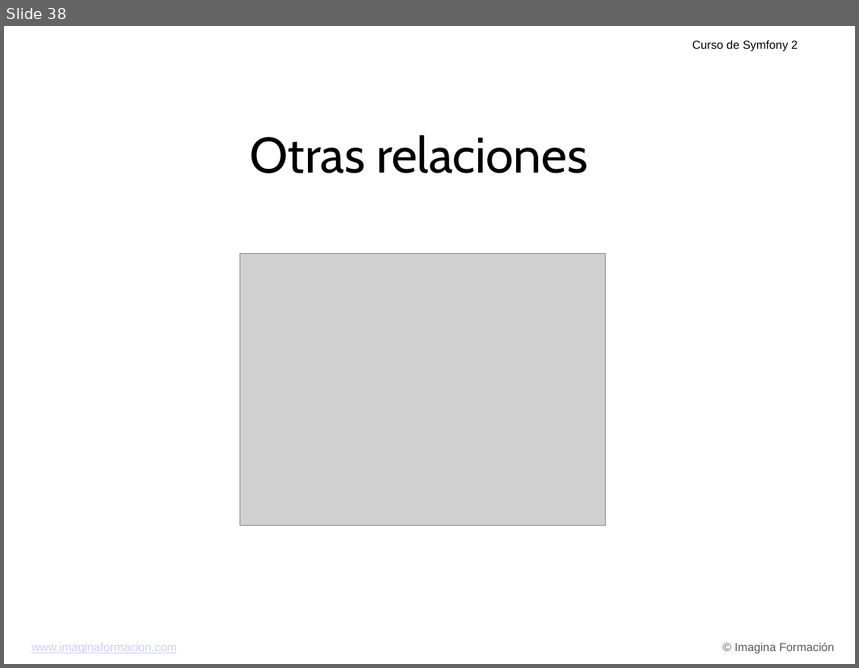
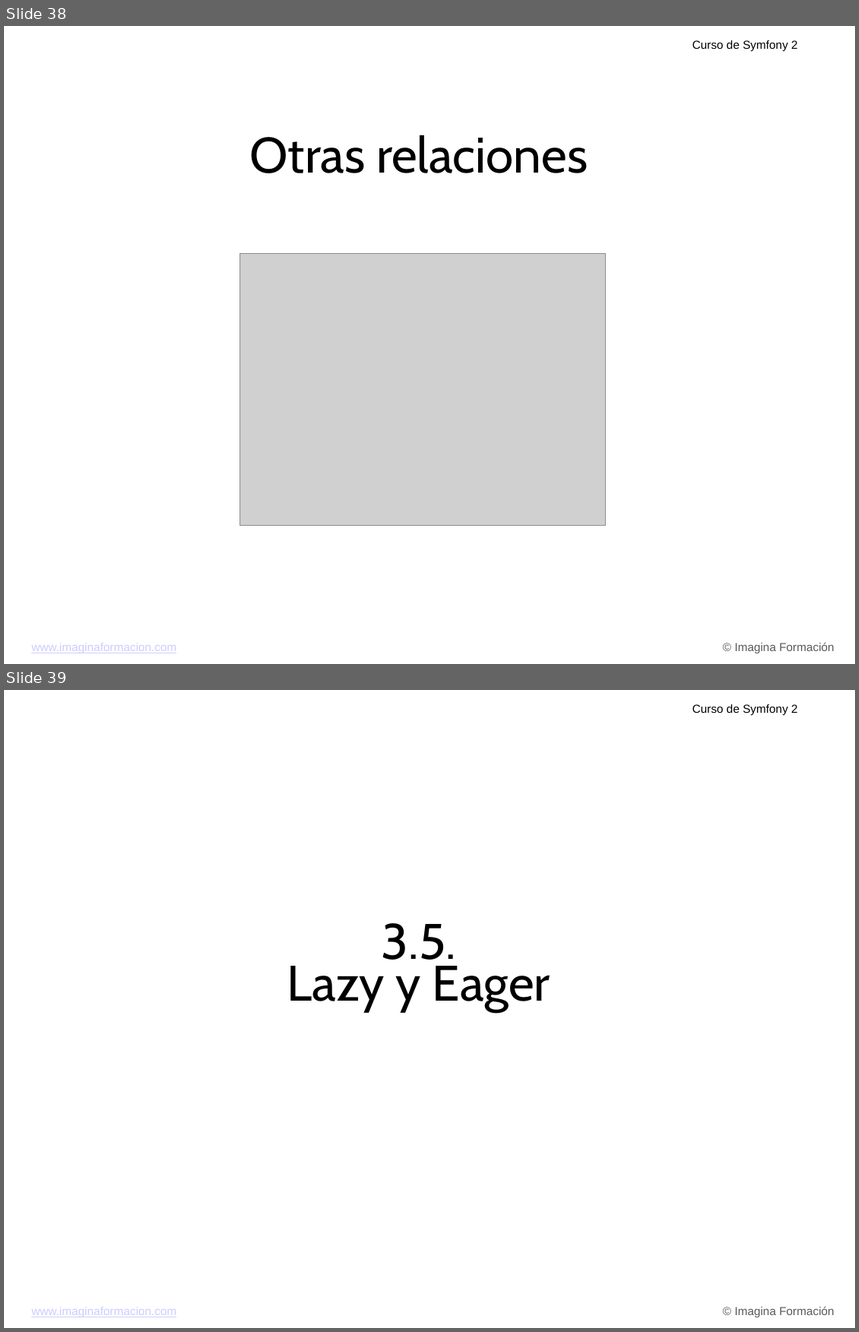
Before and after one commit to carlescliment/curso-symfony2, a slide deck: compiled/ppt/Tema 3.ppt. Shown one above the other, each under a label of ours: slide 38 before the commit, slides 38 and 39 after it. The pictures are 859x668 and 859x1332 pixels, drawn with LibreOffice and Linux fonts; fonts in the diff are those of the drawing; grey boxes stand for pictures; background and template pictures are left out. Boxes give left, top, right and bottom in pixels: in the first picture for what was removed or moved away, otherwise in the second. Text is boxed around its words. In the diff, an @@ line names an element or a change of style, - is before the commit and + after.

```diff
--- a/compiled/ppt/Tema 3.ppt
+++ b/compiled/ppt/Tema 3.ppt
@@ slide 39 added at (x1=4, y1=690, x2=855, y2=1328), background picture (left out); not listed: 3 template elements that a slide beside it also shows @@
@@ text added at (x1=287, y1=923, x2=550, y2=1012), 60 pt, text #000000 @@
+3.5.
+Lazy y Eager
```
Also in this commit, not shown: 13 other slides added.
